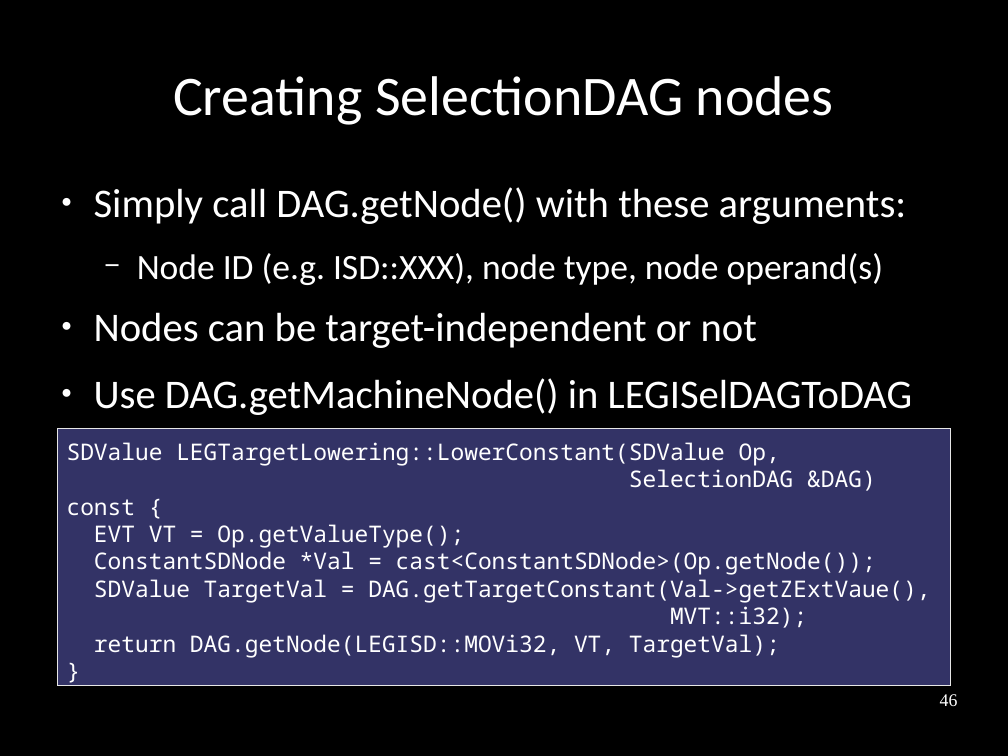
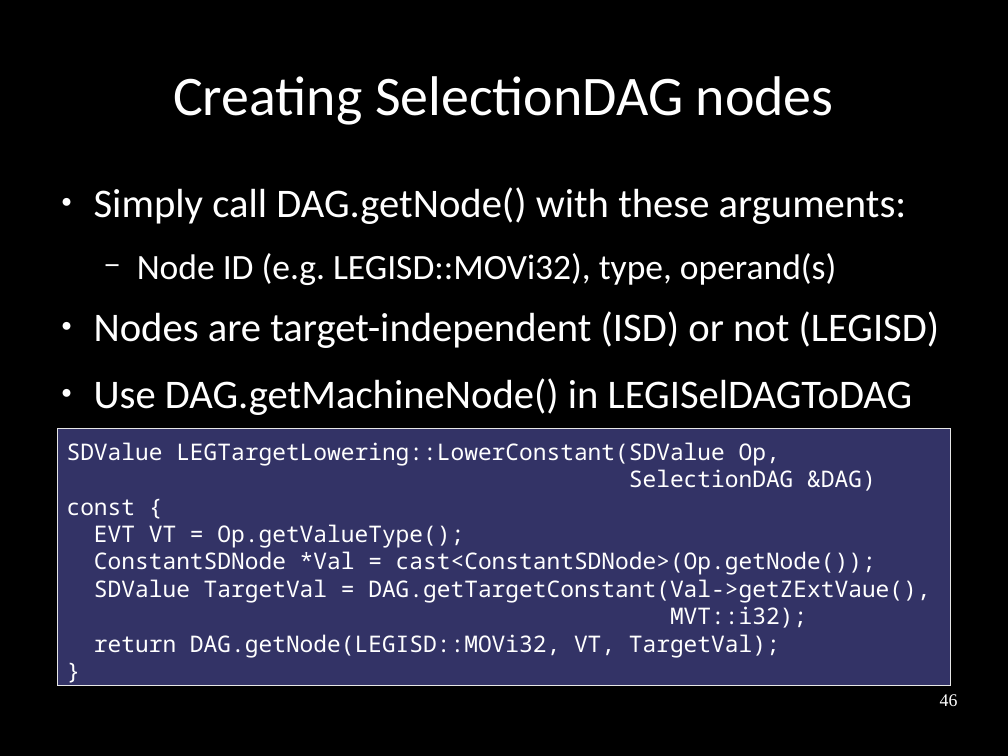
Before and after one commit to frasercrmck/llvm-leg, a slide deck: slide 46 of docs/Codeplay/Slides.odp. Drawn at 1008x756 pixels with LibreOffice and Linux fonts; fonts in the diff are those of the drawing. Boxes give left, top, right and bottom in pixels: in the first picture for what was removed or moved away, otherwise in the second. Text is boxed around its words. In the diff, an @@ line names an element or a change of style, - is before the commit and + after.

```diff
--- a/docs/Codeplay/Slides.odp
+++ b/docs/Codeplay/Slides.odp
@@ text at (94, 253, 940, 348): text changed; size 28 to 32 pt @@
-  − Node ID (e.g. ISD::XXX), node type, node operand(s)
-● Nodes can be target-independent or not
+  − Node ID (e.g. LEGISD::MOVi32), type, operand(s)
+● Nodes are target-independent (ISD) or not (LEGISD)
```
Also in this commit, not shown: 19 other slides changed, 1 slide added, 4 slides removed.
